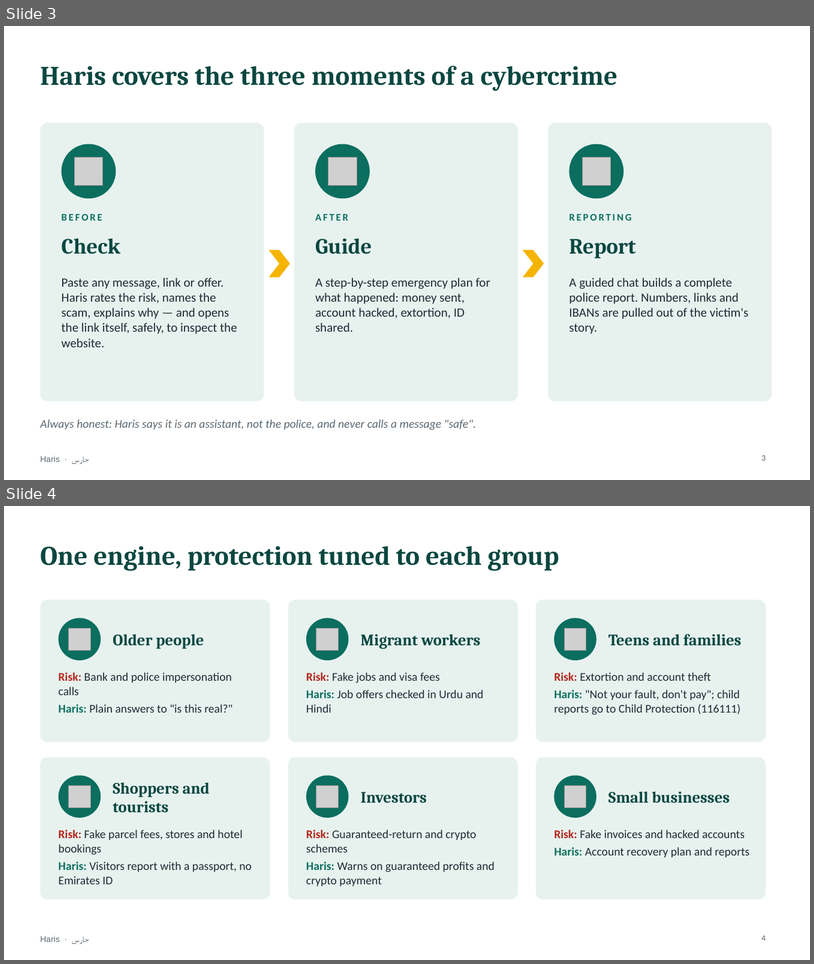
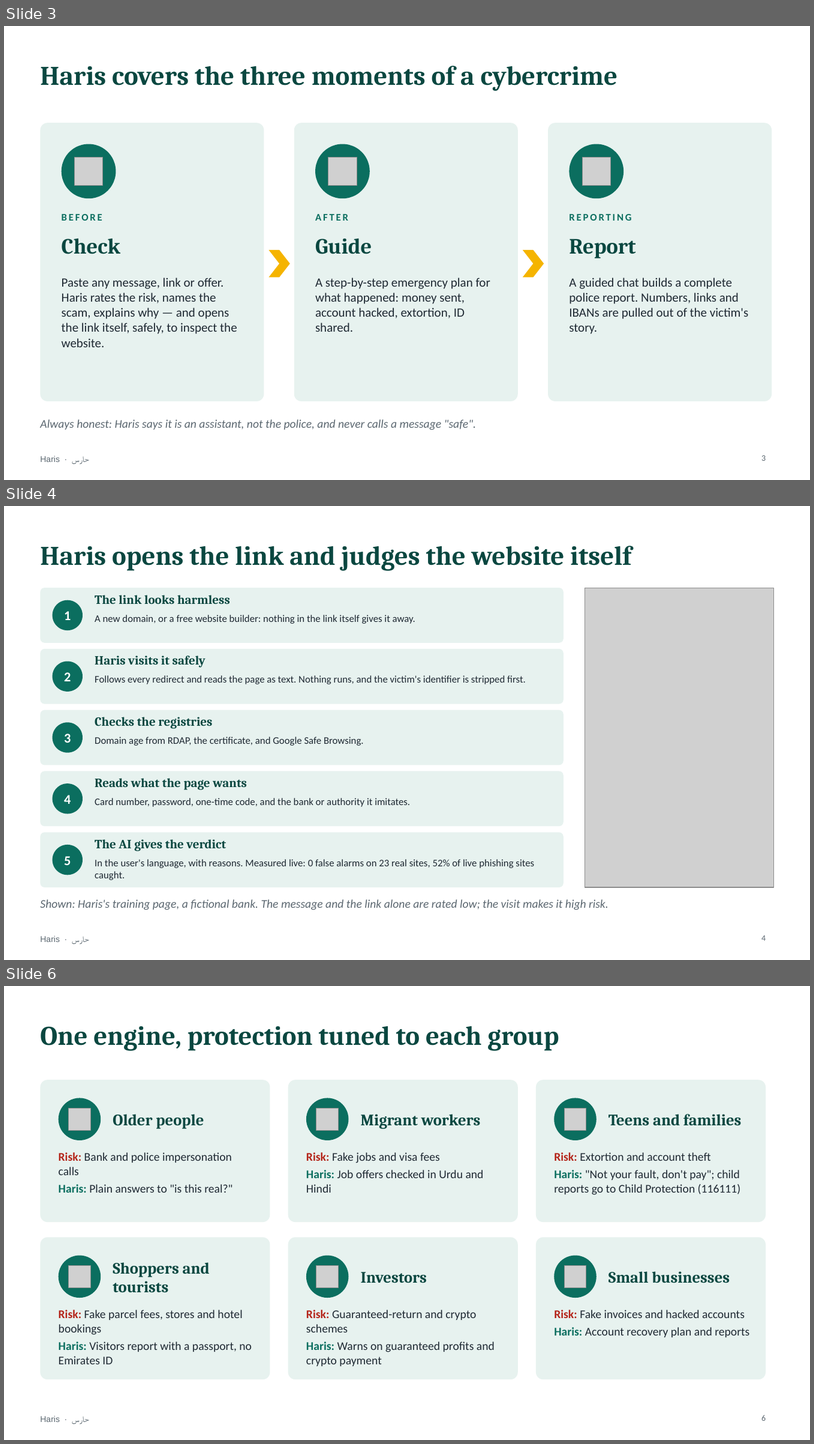
Before and after one commit to mohamedtorky2022/Haris, a slide deck: docs/Haris-presentation.pptx. Shown one above the other, each under a label of ours: slides 3 and 4 before the commit, slides 3, 4 and 6 after it; the slides between them are not shown. The pictures are 814x964 and 814x1444 pixels, drawn with LibreOffice and Linux fonts; fonts in the diff are those of the drawing; grey boxes stand for pictures. Boxes give left, top, right and bottom in pixels: in the first picture for what was removed or moved away, otherwise in the second. Text is boxed around its words. In the diff, an @@ line names an element or a change of style, - is before the commit and + after.

```diff
--- a/docs/Haris-presentation.pptx
+++ b/docs/Haris-presentation.pptx
@@ slide 4 added at (4,506,810,960), background #FFFFFF; not listed: 1 template element that a slide beside it also shows @@
@@ title added at (40,546,632,571), 32 pt, text #0A4740, bold @@
+Haris opens the link and judges the website itself
@@ rounded rectangle added at (40,588,564,643), fill #E7F2EF @@
@@ text added at (95,595,230,604), 15 pt, text #0A4740, bold @@
+The link looks harmless
@@ picture added at (585,588,774,887) @@
@@ ellipse added at (53,600,83,630), fill #0B6E5F, 16 pt, text #FFFFFF, bold @@
+1
@@ text added at (95,615,416,624), 12 pt, text #1F2933 @@
+A new domain, or a free website builder: nothing in the link itself gives it away.
@@ rounded rectangle added at (40,649,564,704), fill #E7F2EF @@
@@ ellipse added at (53,661,83,691), fill #0B6E5F, 16 pt, text #FFFFFF, bold @@
+2
@@ text added at (95,655,206,667), 15 pt, text #0A4740, bold @@
+Haris visits it safely
@@ text added at (95,675,526,684), 12 pt, text #1F2933 @@
+Follows every redirect and reads the page as text. Nothing runs, and the victim's identifier is stripped first.
@@ rounded rectangle added at (40,710,564,765), fill #E7F2EF @@
@@ text added at (95,717,212,729), 15 pt, text #0A4740, bold @@
+Checks the registries
@@ ellipse added at (53,722,83,752), fill #0B6E5F, 16 pt, text #FFFFFF, bold @@
+3
@@ text added at (95,736,364,745), 12 pt, text #1F2933 @@
+Domain age from RDAP, the certificate, and Google Safe Browsing.
@@ rounded rectangle added at (40,771,564,826), fill #E7F2EF @@
@@ ellipse added at (53,783,83,813), fill #0B6E5F, 16 pt, text #FFFFFF, bold @@
+4
@@ text added at (95,778,247,790), 15 pt, text #0A4740, bold @@
+Reads what the page wants
@@ text added at (95,798,410,807), 12 pt, text #1F2933 @@
+Card number, password, one-time code, and the bank or authority it imitates.
@@ rounded rectangle added at (40,832,564,887), fill #E7F2EF @@
@@ ellipse added at (53,844,83,874), fill #0B6E5F, 16 pt, text #FFFFFF, bold @@
+5
@@ text added at (95,839,226,851), 15 pt, text #0A4740, bold @@
+The AI gives the verdict
@@ text added at (95,859,534,880), 12 pt, text #1F2933 @@
+In the user's language, with reasons. Measured live: 0 false alarms on 23 real sites, 52% of live phishing sites caught.
@@ text added at (40,899,609,910), 14 pt, text #5B6770, italic @@
+Shown: Haris's training page, a fictional bank. The message and the link alone are rated low; the visit makes it high risk.
@@ page number added at (762,935,766,940), 10 pt, text #5B6770 @@
+4
@@ what was slide 4 is now slide 6 @@
@@ page number at (762,1414,766,1420): text changed @@
-4
+6
```
Also in this commit, not shown: 1 other slide added, 1 other file.
